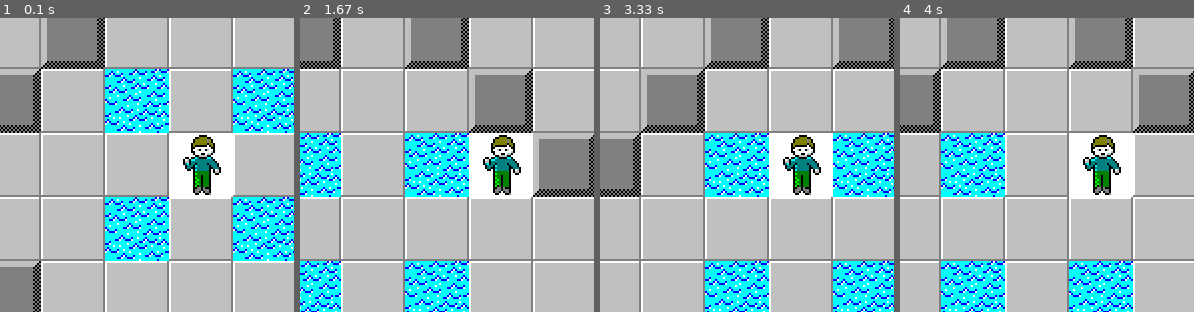
Above: before the commit, frames 1-4 (left to right).
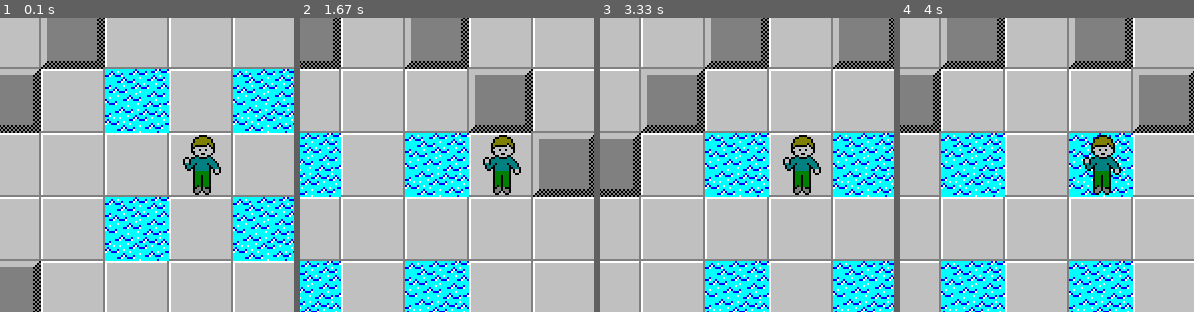
Above: after the commit, the same moments.

Repository: zzayah/GameDesignWithPygame
Game: pygame game, started from main.py
Two runs of this game, one before a commit and one after it. Both use one fixed random seed, a clock stepped at 60 frames per second and the inputs below.
Inputs:
- Up to frame 1 (0.1 s): no input
- Up to frame 2 (1.67 s): hold Right 0.33-0.8 s; hold Up 0.83-1.13 s; hold Right 1.17-1.63 s
- Up to frame 3 (3.33 s): hold Left 1.67-2.2 s; hold Down 2.23-2.53 s; hold Left 2.57-2.97 s; hold Up from 3 s (still down)
- Up to frame 4 (4 s): release Up at 3.37 s; hold Right from 3.4 s (still down)
The pictures show only the part of the screen within x 16-66%, y 25-75%; the shares and areas given below are measured in that part.

The runs differ from the first frame. In frame 1, 3.1% of the frame differs, in the area x 57-80%, y 39-61%; in frame 2, 3.1%; in frame 3, 3.1%; in frame 4, 3.2%.

Commit message:
12/15/23

Diff:
--- a/main.py
+++ b/main.py
@@ -20,7 +20,7 @@
 
         self.sprite_sheet_pos = {
             "floor": (0, 0, 32, 32), # 0 x 0
-            "player": (192, 448, 32, 32), # 6 x 14
+            "player": (64, 448, 32, 32), # 6 x 14
             "solid": (0, 32, 32, 32), # 0 x 1
             "water": (0, 96, 32, 32),
             "chip": (0, 64, 32, 32)
@@ -62,26 +62,26 @@
             for col in range(9):
                 self.current_pos[row][col] = self.board_tiles[row+self.alteration_down-4][col+self.alteration_right-4]
         # set player in the middle
-        self.current_pos[4][4] = tile.Tile("player")
+        # self.current_pos[4][4] = tile.Tile("player")
 
         for row in range(9):
             for col in range(9):
-                cropped_image = None
-                image_path = "ChipsSprites (3).png"
+                image_path = "ChipsSprites.png"
                 tile_surf = pg.image.load(image_path)
-
-                if self.current_pos[row][col].get_type() == "player":
-                    current_tile = self.current_pos[row][col].get_type()
-                    crop_rect = pg.Rect(self.sprite_sheet_pos[current_tile])
-                    cropped_image = tile_surf.subsurface(crop_rect)
-                    cropped_image.set_colorkey((255, 255, 255))
-                else:
-                    current_tile = self.current_pos[row][col].get_type()
-                    crop_rect = pg.Rect(self.sprite_sheet_pos[current_tile])
-                    cropped_image = tile_surf.subsurface(crop_rect)
-
+                current_tile = self.current_pos[row][col].get_type()
+                crop_rect = pg.Rect(self.sprite_sheet_pos[current_tile])
+                cropped_image = tile_surf.subsurface(crop_rect)
                 scaled_image = pg.transform.scale(cropped_image, (64, 64))
                 self.screen.blit(scaled_image, (64 * col + 20, 64 * row + 20))
+
+        # blit player on top of the board
+        player_image_path = "ChipsSprites (4).png"
+        player_tile_surf = pg.image.load(player_image_path)
+        player_crop_rect = pg.Rect(self.sprite_sheet_pos["player"])
+        cropped_player = player_tile_surf.subsurface(player_crop_rect)
+        scaled_player = pg.transform.scale(cropped_player, (64, 64))
+        scaled_player.set_colorkey((255, 255, 255))
+        self.screen.blit(scaled_player, ((64 * 4 + 20), (64 * 4 + 20)))
 
         # Update the display
         pg.display.flip()
Binary file added: ChipsSprites (4).png
